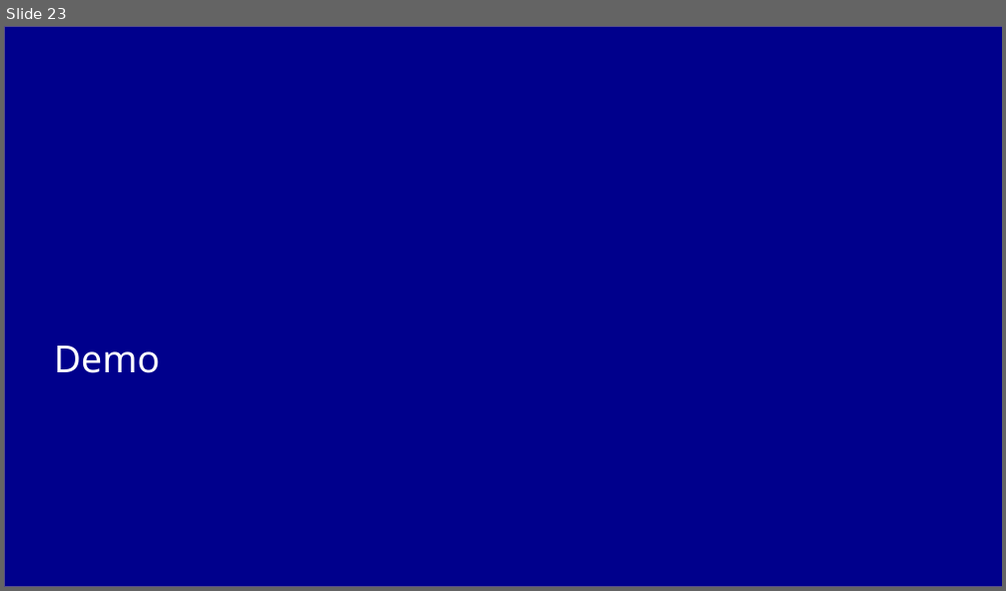
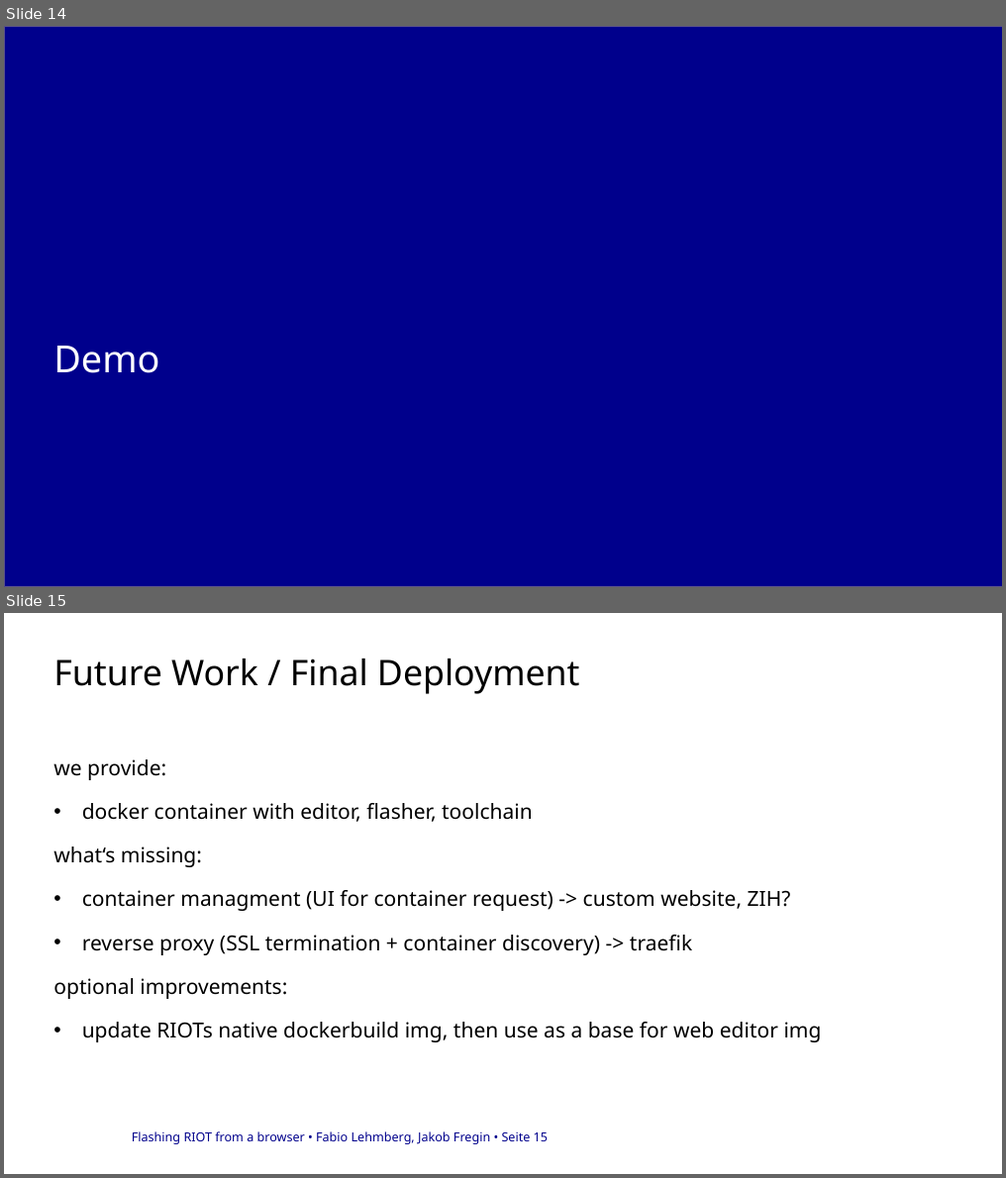
Before and after one commit to cheater78/RIOT-WebEditor, a slide deck: docs/project-log/RIoTPresentation.pptx. Shown one above the other, each under a label of ours: slide 23 before the commit, slides 14 and 15 after it. The pictures are 1006x591 and 1006x1178 pixels, drawn with LibreOffice and Linux fonts; fonts in the diff are those of the drawing; background and template pictures are left out. Boxes give left, top, right and bottom in pixels: in the first picture for what was removed or moved away, otherwise in the second. Text is boxed around its words. In the diff, an @@ line names an element or a change of style, - is before the commit and + after.

```diff
--- a/docs/project-log/RIoTPresentation.pptx
+++ b/docs/project-log/RIoTPresentation.pptx
@@ slide 15 added at box(4, 613, 1002, 1174), background #FFFFFF @@
@@ title added at box(54, 659, 580, 694), 34 pt, text #000000 @@
+Future Work / Final Deployment
@@ text added at box(54, 760, 822, 1043), 20 pt, text #000000 @@
+we provide:
+• docker container with editor, flasher, toolchain
+what‘s missing:
+• container managment (UI for container request) -> custom website, ZIH?
+• reverse proxy (SSL termination + container discovery) -> traefik
+optional improvements:
+• update RIOTs native dockerbuild img, then use as a base for web editor img
@@ text added at box(132, 1132, 548, 1145), 12 pt, text #00008C @@
+Flashing RIOT from a browser • Fabio Lehmberg, Jakob Fregin • Seite 15
@@ what was slide 23 is now slide 14 @@
```
Also in this commit, not shown: 8 slides changed, 9 slides removed, 1 other file.
